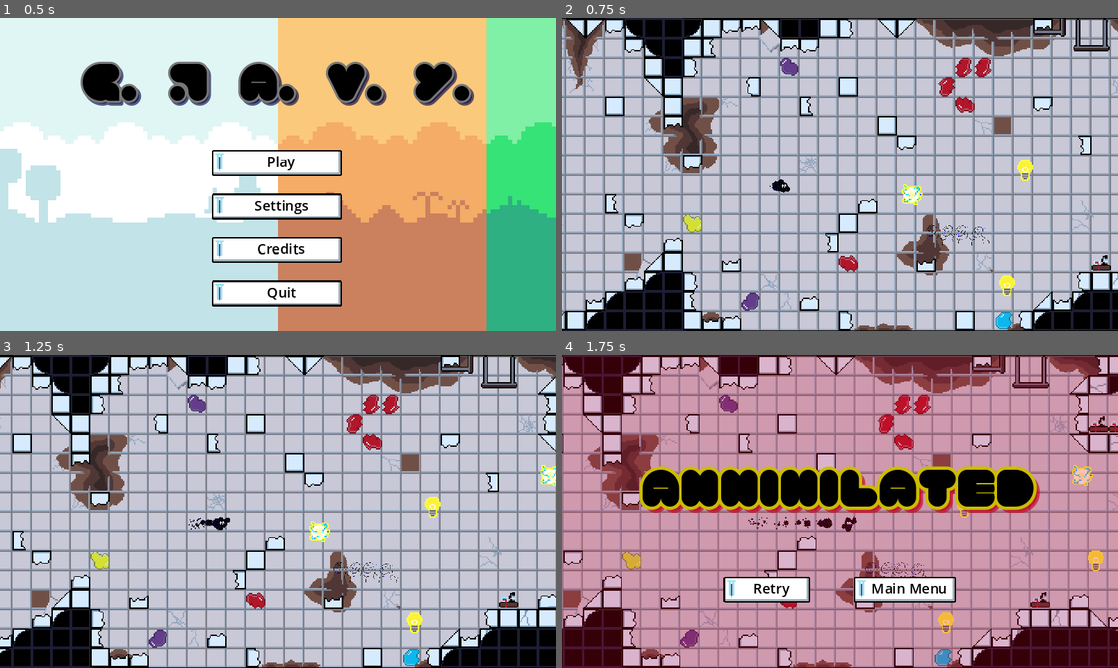
Above: before the commit, frames 1-4 (two rows, left to right).
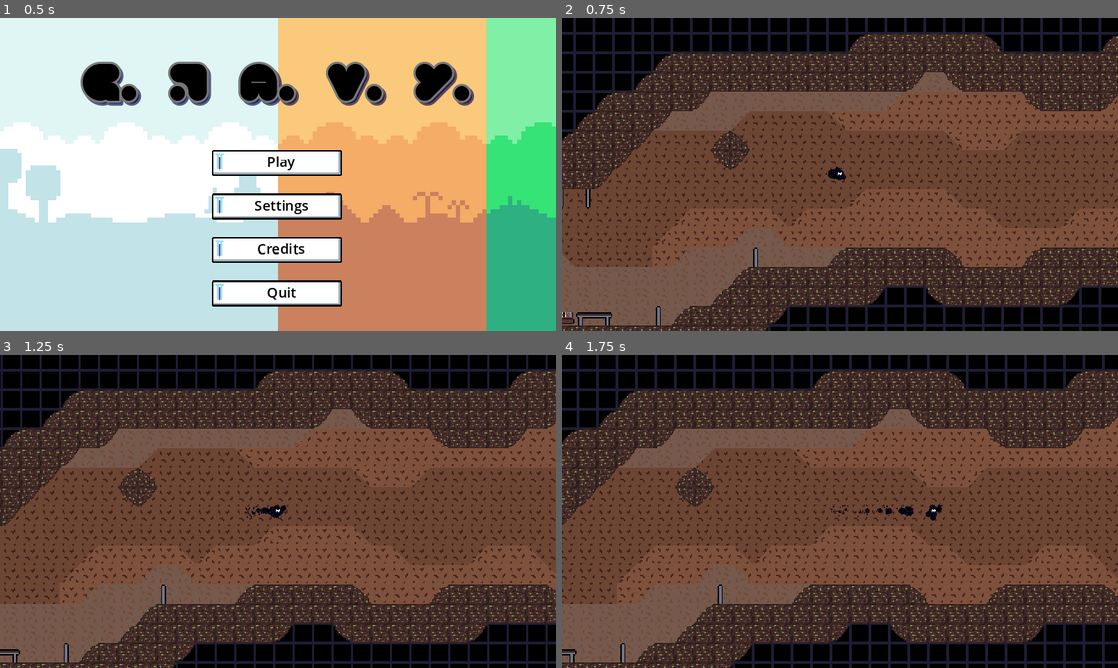
Above: after the commit, the same moments.

Repository: BenBenBenB/godot-testing-2d
Game: Godot game, scene res://scene/main.tscn
The game is run twice, just before and just after one commit, with the same random seed, the same clock (stepped at 60 frames per second) and the same inputs. Sound files missing from this copy of the repository are replaced by a short silence.
Inputs:
- Up to frame 1 (0.5 s): no input
- Up to frame 2 (0.75 s): click "Play" at 0.5 s
- Up to frame 3 (1.25 s): no input
- Up to frame 4 (1.75 s): hold D (move_right) from 1.28 s (still down)

Frame 1 is identical in both runs. In frame 2, 96% of the frame differs, in the area x 0-100%, y 0-100%; in frame 3, 95%; in frame 4, 100%.

Commit message:
go to next level

Diff:
--- a/scene/level/level_01.gd
+++ b/scene/level/level_01.gd
@@ -2,11 +2,19 @@
 
 @onready var player_blackhole: PlayerBlackhole = $PlayerBlackhole
 @onready var player_start = $Positions/PlayerStart
+@onready var camera_2d = $Camera2D
 
 func _ready() -> void:
 	super()
 	player_blackhole.stop_scroll.connect(stop_scroll)
-	player_blackhole.position = player_start.position
+	if not OS.is_debug_build():
+		player_blackhole.position = player_start.position
+	camera_2d.position = player_blackhole.position
 
 func stop_scroll():
 	scroll_speed = 0
+
+
+func _on_end_trigger_box_body_entered(body):
+	if body.is_in_group("player"):
+		completed_level.emit(2)
--- a/scene/level/level_01.tscn
+++ b/scene/level/level_01.tscn
@@ -8,7 +8,6 @@
 [ext_resource type="Texture2D" uid="uid://b03hqib6trlwm" path="res://assets/tileset/shroom_background.png" id="3_4403k"]
 [ext_resource type="PackedScene" uid="uid://dev35xoudhei" path="res://scene/entity/player_blackhole.tscn" id="5_arufi"]
 [ext_resource type="PackedScene" uid="uid://dqnurckrapc3f" path="res://scene/entity/trigger_box.tscn" id="6_ietob"]
-[ext_resource type="Script" path="res://script/entities/end_trigger.gd" id="7_fcsdi"]
 [ext_resource type="Script" path="res://script/entities/mushroom_trigger.gd" id="8_ctgmh"]
 [ext_resource type="PackedScene" uid="uid://ht5y7fx1fdck" path="res://scene/ui/death_menu.tscn" id="9_av47y"]
 [ext_resource type="PackedScene" uid="uid://wpfgcm4ujef5" path="res://scene/entity/enemy/turret_straight_line.tscn" id="10_iqs3h"]
@@ -176,7 +175,7 @@
 tilemap = NodePath("../SmallMainTileMap")
 
 [node name="PlayerBlackhole" parent="." node_paths=PackedStringArray("current_level") instance=ExtResource("5_arufi")]
-position = Vector2(2818, 110)
+position = Vector2(3681, 452)
 current_level = NodePath("..")
 
 [node name="testingCamera2D" type="Camera2D" parent="PlayerBlackhole"]
@@ -186,7 +185,6 @@
 [node name="end trigger box" parent="." instance=ExtResource("6_ietob")]
 position = Vector2(3888, 271)
 scale = Vector2(8, 40)
-script = ExtResource("7_fcsdi")
 
 [node name="mushroom trigger box" parent="." node_paths=PackedStringArray("camera", "marker") instance=ExtResource("6_ietob")]
 position = Vector2(2768, 269)
@@ -266,3 +264,5 @@
 
 [node name="Generic mushroom7" parent="." instance=ExtResource("15_y3a7g")]
 position = Vector2(3008, 426)
+
+[connection signal="body_entered" from="end trigger box" to="." method="_on_end_trigger_box_body_entered"]
--- a/script/classes/level.gd
+++ b/script/classes/level.gd
@@ -1,6 +1,7 @@
 class_name Level
 extends Node
 
+signal completed_level(next_level_id: int)
 signal won_entire_game()
 
 @export var level_id: int
--- a/script/entities/end_trigger.gd
+++ /dev/null
@@ -1,10 +0,0 @@
-extends Area2D
-
-func _on_body_entered(body):
-	if body.is_in_group("player"):
-	# remove controls from player
-	# it's not working :|
-		set_process_input(false)
-	# move player out of screen
-	# load next level
-		print("You've reached the end")
--- a/script/state/game_ui/level_active_screen.gd
+++ b/script/state/game_ui/level_active_screen.gd
@@ -18,9 +18,11 @@
 
 func enter():
 	var level = get_tree().get_first_node_in_group("level")
-	if level and level.won_entire_game \
-		and not level.won_entire_game.is_connected(player_won_game):
-		level.won_entire_game.connect(player_won_game)
+	if is_instance_of(level, Level):
+		if not level.won_entire_game.is_connected(player_won_game):
+			level.won_entire_game.connect(player_won_game)
+		if not level.completed_level.is_connected(player_beat_level):
+			level.completed_level.connect(player_beat_level)
 
 func exit():
 	pass
@@ -39,10 +41,9 @@
 func player_died():
 	Transitioned.emit(death_screen)
 
-func player_beat_level():
-	pass # idk yet
-	#LevelManager.load_next_level()
-	#Transitioned.emit(...)
+func player_beat_level(level_id: int):
+	LevelManager.unload_level()
+	LevelManager.load_level(level_id)
 
 func player_won_game():
 	Transitioned.emit(victory_screen)
Not shown: 1 places in scene/cutscene/final_victory.tscn that only renumber resources
Not shown: 1 places in scene/level/level_01.tscn that only renumber resources
